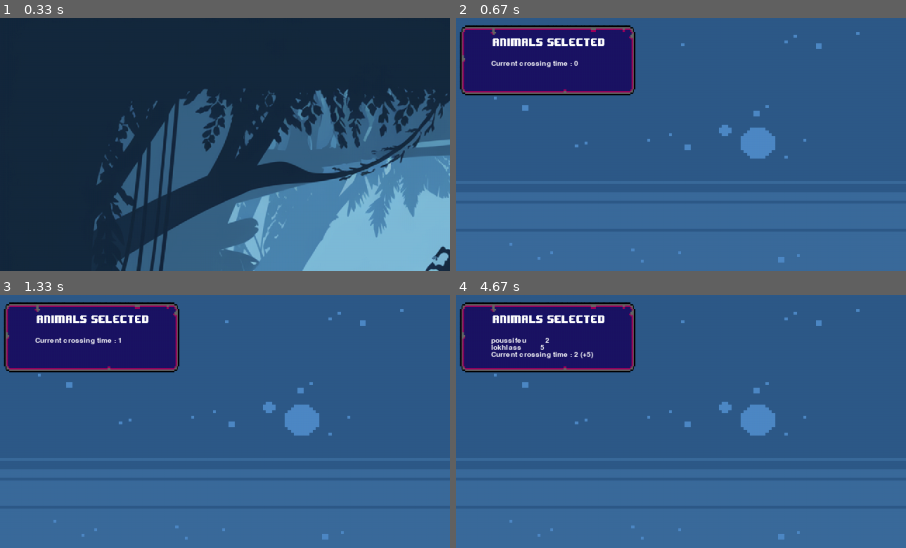
Above: before the commit, frames 1-4 (two rows, left to right).
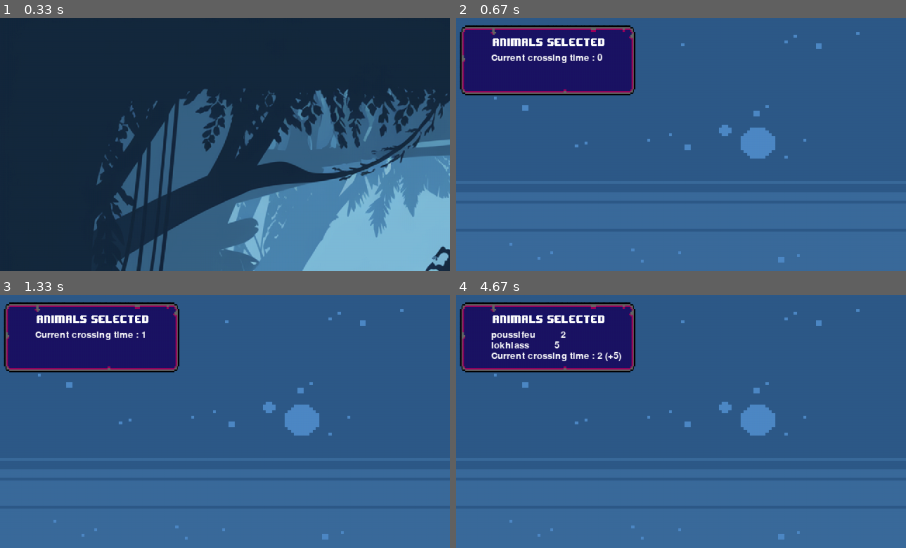
Above: after the commit, the same moments.

Repository: VIV-T/BUT3_Design_Thinking
Game: pygame game, started from pygame_code.py
The game is run twice, just before and just after one commit, with the same random seed, the same clock (stepped at 60 frames per second) and the same inputs.
Inputs (mouse positions are % of the whole screen's width and height, from its top left):
- Up to frame 1 (0.33 s): no input
- Up to frame 2 (0.67 s): click (50, 89) at 0.38 s
- Up to frame 3 (1.33 s): click (28, 87) at 0.72 s; click (94, 7) at 1.05 s
- Up to frame 4 (4.67 s): click (94, 87) at 1.38 s; click (94, 7) at 2.72 s; click (23, 85) at 3.05 s; click (17, 86) at 4.38 s
The pictures show only the part of the screen within x 0-50%, y 0-50%; the shares and areas given below are measured in that part.

Frame 1 is identical in both runs. In frame 2, 0.7% of the frame differs, in the area x 7-33%, y 13-20%; in frame 3, 0.7%; in frame 4, 1.1%, in the area x 7-37%, y 14-27%.

Commit message:
final (sans deplacement)

Diff:
--- a/pygame_code.py
+++ b/pygame_code.py
@@ -43,7 +43,8 @@
 you_win = pygame.image.load(sprite_directory_path+'\\you_win.png')
 game_over = pygame.image.load(sprite_directory_path+'\\game_over.png')
 
-font = pygame.font.Font(None, 15)
+font_chen = pygame.font.Font(None, 15)
+font_poke = pygame.font.Font(None, 20)
 
 
 # Creation des personnages/animaux
@@ -131,7 +132,7 @@
 
         # Affichage texte : poke_selected & temps de parcours
         # definition de la coord y de la premiere ligne
-        y = 60
+        y = 50
         if poke_selection_change :
             if max_move_time !=0 :
                 poke_text += f"Current crossing time : {current_crossing_time} (+{max_move_time})"
@@ -144,10 +145,10 @@
 
         poke_lines = poke_text.splitlines()
         for poke_line in poke_lines:
-            printed_line = font.render(poke_line, 1, (255, 255, 255))
+            printed_line = font_poke.render(poke_line, 1, (255, 255, 255))
             printed_line_rect = printed_line.get_rect(topleft=(50, y))
             screen.blit(printed_line, printed_line_rect)
-            y += 10
+            y += 15
 
         # Affichage texte professeur Chen
         if bool_prof_chen_text == True and pygame.time.get_ticks() < time_start_affichage_text +4000:
@@ -158,7 +159,7 @@
             y = 510
             prof_chen_lines = prof_chen_text.splitlines()
             for prof_chen_line in prof_chen_lines :
-                printed_line = font.render(prof_chen_line, 1, (0, 0, 0))
+                printed_line = font_chen.render(prof_chen_line, 1, (0, 0, 0))
                 printed_line_rect = printed_line.get_rect(center=(1150, y))
                 screen.blit(printed_line, printed_line_rect)
                 y += 10
